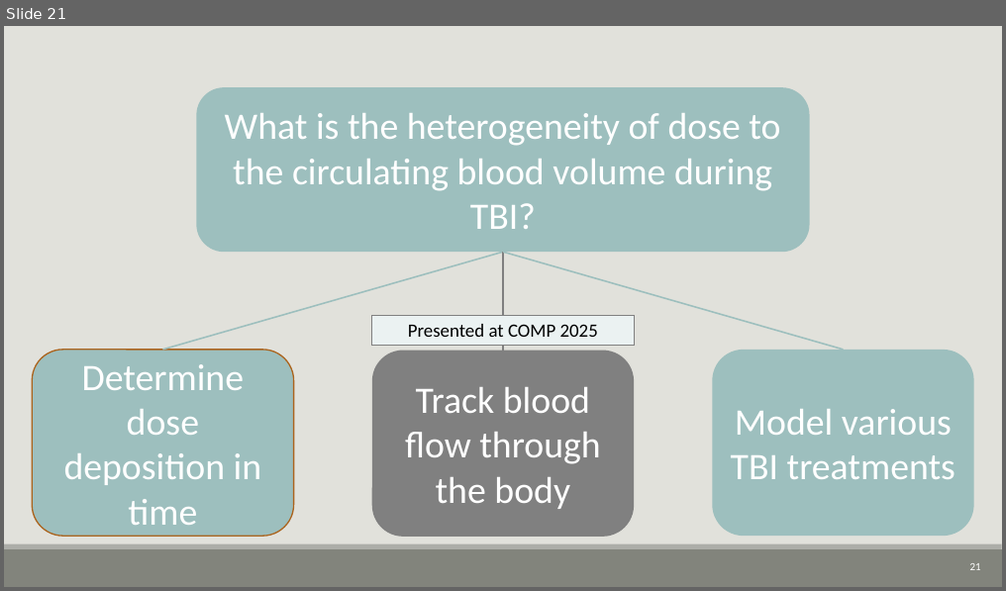
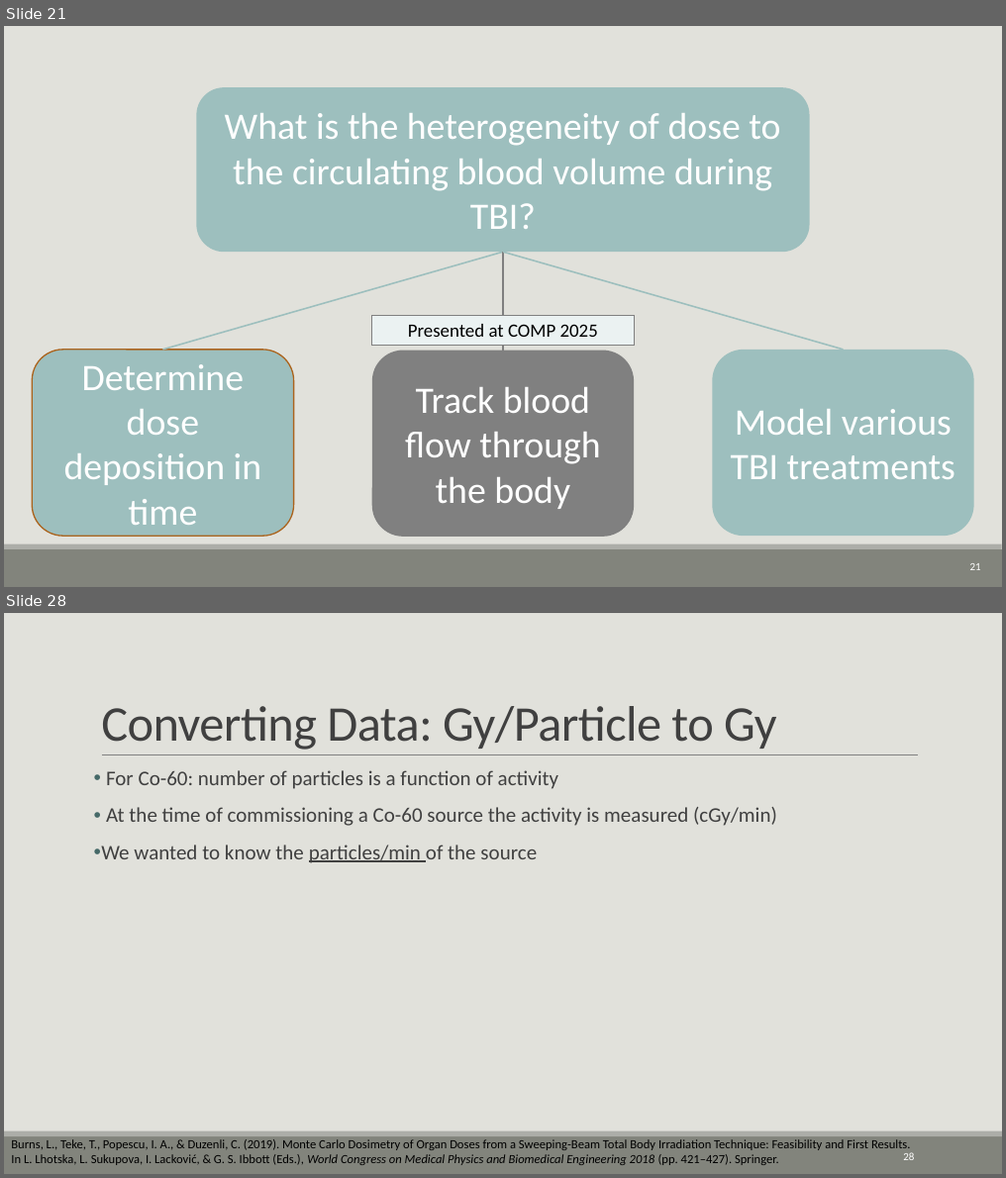
Before and after one commit to CNorthwayMedPhys/Full-Body-Flow-Model-Project, a slide deck: Working Documents/11.25_Committee Meeting.pptx. Shown one above the other, each under a label of ours: slide 21 before the commit, slides 21 and 28 after it; the slides between them are not shown. The pictures are 1006x591 and 1006x1178 pixels, drawn with LibreOffice and Linux fonts; fonts in the diff are those of the drawing. Boxes give left, top, right and bottom in pixels: in the first picture for what was removed or moved away, otherwise in the second. Text is boxed around its words. In the diff, an @@ line names an element or a change of style, - is before the commit and + after.

```diff
--- a/Working Documents/11.25_Committee Meeting.pptx
+++ b/Working Documents/11.25_Committee Meeting.pptx
@@ slide 28 added at bbox=[4, 613, 1002, 1174], background #E1E1DB; not listed: 2 template elements that a slide beside it also shows @@
@@ title added at bbox=[101, 706, 776, 750], 48 pt, text #404040 @@
+Converting Data: Gy/Particle to Gy
@@ line added from (102, 756) to (918, 756), #808080 0.5 pt @@
@@ text added at bbox=[101, 770, 777, 863], 20 pt, text #404040 @@
+• For Co-60: number of particles is a function of activity
+• At the time of commissioning a Co-60 source the activity is measured (cGy/min)
+• We wanted to know the particles/min of the source
@@ text added at bbox=[11, 1140, 911, 1165], 12 pt, text #000000 @@
+Burns, L., Teke, T., Popescu, I. A., & Duzenli, C. (2019). Monte Carlo Dosimetry of Organ Doses from a Sweeping-Beam Total Body Irradiation Technique: Feasibility and First Results. In L. Lhotska, L. Sukupova, I. Lacković, & G. S. Ibbott (Eds.), World Congress on Medical Physics and Biomedical Engineering 2018 (pp. 421–427). Springer.
@@ page number added at bbox=[903, 1153, 914, 1160], 10.5 pt, text #FFFFFF @@
+28
```
Also in this commit, not shown: 8 slides changed, 16 other slides added, 2 slides removed.
